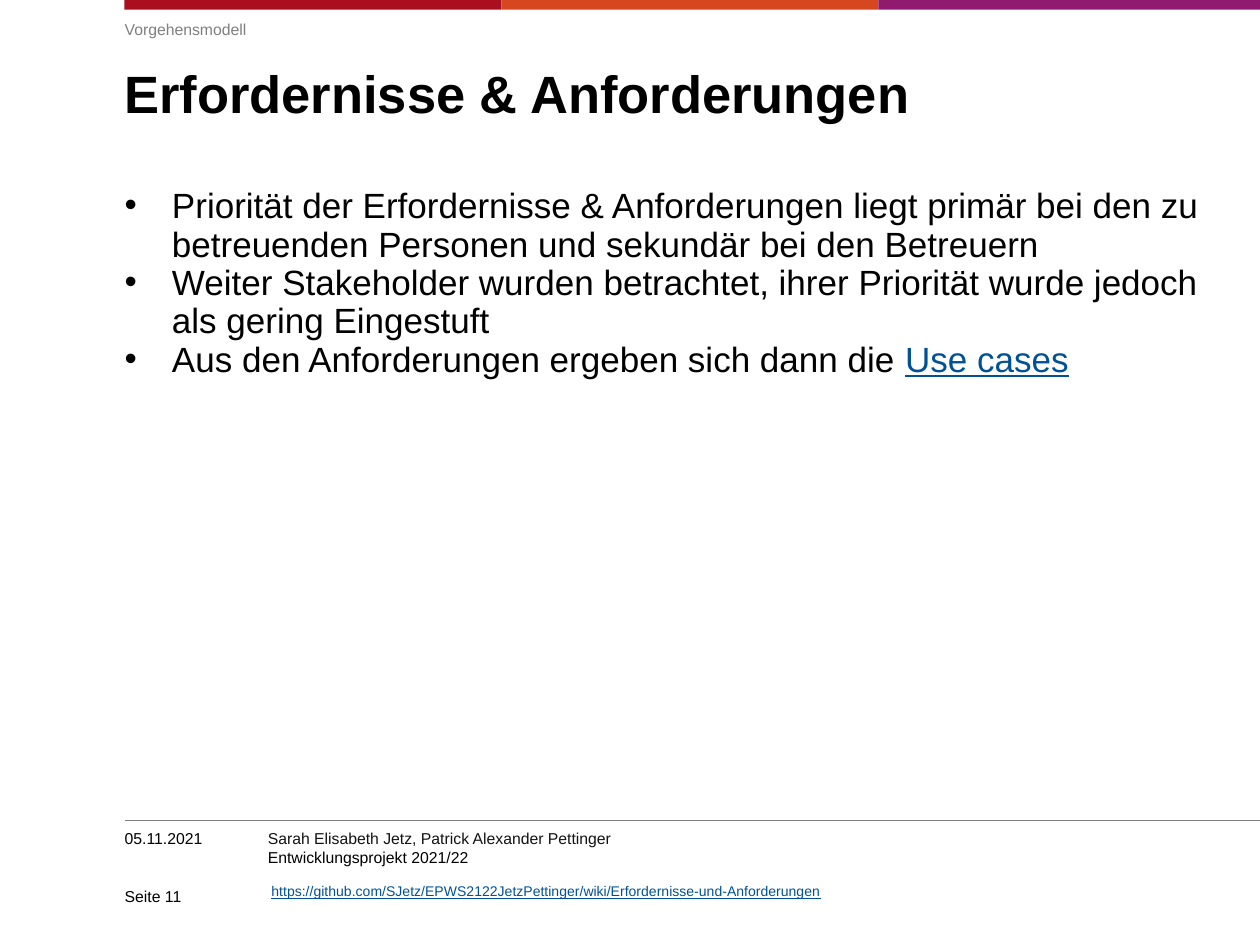
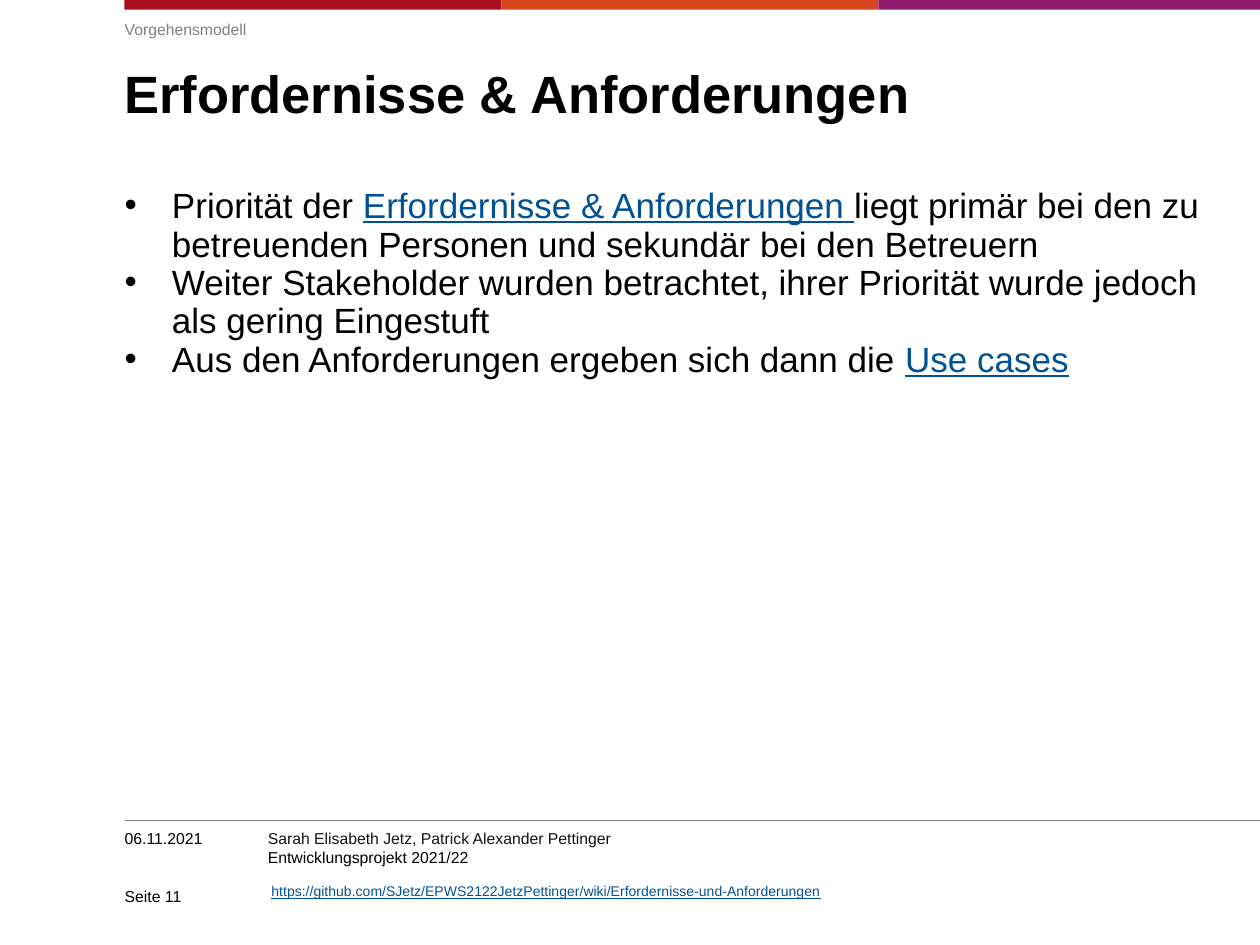
Before and after one commit to SJetz/EPWS2122JetzPettinger, a slide deck: slide 11 of Entwicklungsprojekt202122.pptx. Drawn at 1260x945 pixels with LibreOffice and Linux fonts; fonts in the diff are those of the drawing; background and template pictures are left out. Boxes give left, top, right and bottom in pixels: in the first picture for what was removed or moved away, otherwise in the second. Text is boxed around its words. In the diff, an @@ line names an element or a change of style, - is before the commit and + after.

```diff
--- a/Entwicklungsprojekt202122.pptx
+++ b/Entwicklungsprojekt202122.pptx
@@ text at [172,192,1199,258]: text colour #000000 to #005294, underline on in "Erfordernisse & Anforderungen" @@
@@ text at [125,833,203,844]: text changed @@
-05.11.2021
+06.11.2021
```
Also in this commit, not shown: 12 other slides changed.
